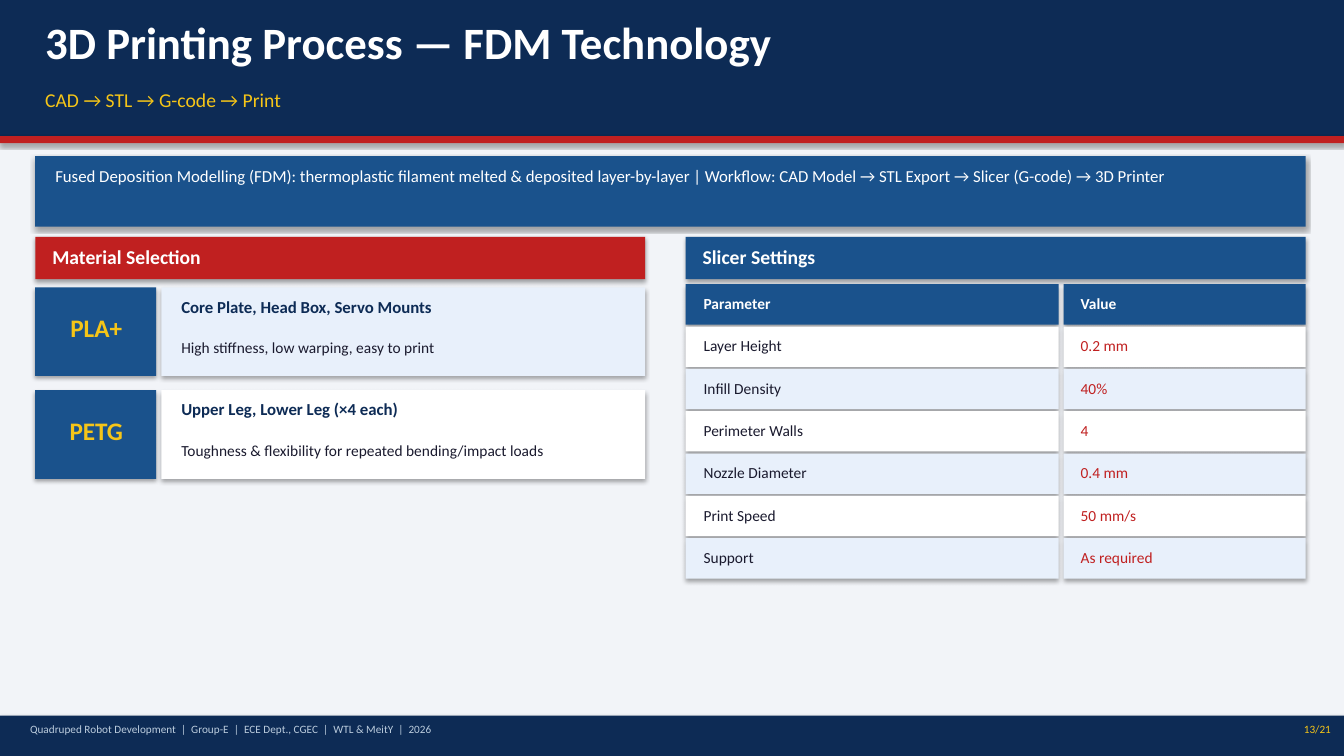
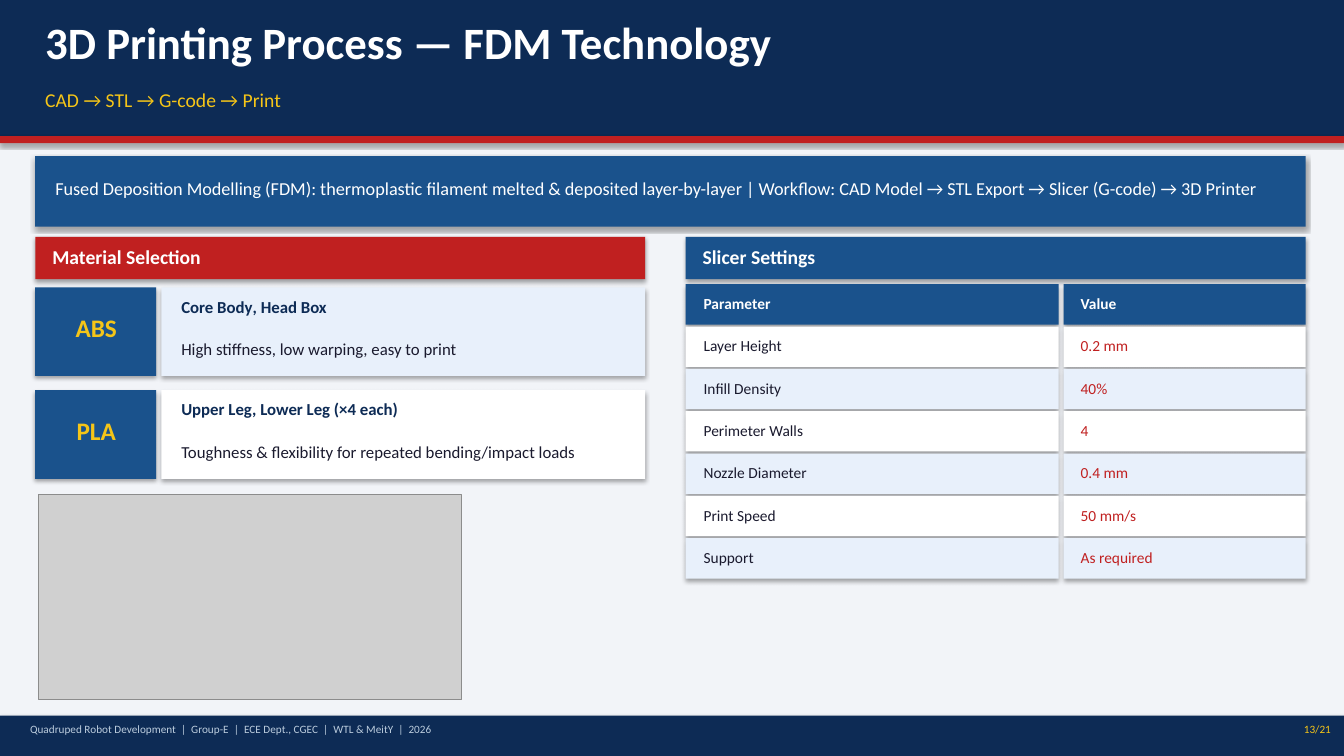
Before and after one commit to Biraj2004/3D-QuadrupedBot-Report, a slide deck: slide 13 of Quadruped_Robot_Presentation.pptx. Drawn at 1344x756 pixels with LibreOffice and Linux fonts; fonts in the diff are those of the drawing; grey boxes stand for pictures. Boxes give left, top, right and bottom in pixels: in the first picture for what was removed or moved away, otherwise in the second. Text is boxed around its words. In the diff, an @@ line names an element or a change of style, - is before the commit and + after.

Commit message:
fix(3D_REPORT): correct material specifications and remove head rotation references
- Change PLA+ references to PLA for core structural components
- Change PETG references to ABS for leg components and engineering filaments
- Remove CH8 head servo channel from servo mapping and wiring diagram
- Remove head rotation DOF reference from project objectives
- Remove head servo mount from core plate specifications
- Update robot top-view diagram to remove head servo positioning
- Correct spacing and formatting inconsistencies throughout document
- Align material specifications with actual fabrication approach

```diff
--- a/Quadruped_Robot_Presentation.pptx
+++ b/Quadruped_Robot_Presentation.pptx
@@ text "Fused Deposition Modelling (FDM): thermoplastic ...": place and size @@
-text "Fused Deposition Modelling (FDM): thermoplastic ..." at [55,170,1165,185]
+text "Fused Deposition Modelling (FDM): thermoplastic ..." at [55,182,1257,198]
@@ text "Fused Deposition Modelling (FDM): thermoplastic ..." at [55,182,1257,198]: size 12 to 13 pt @@
@@ text added at [76,320,117,337], 18 pt, text #F5C518, bold @@
+ABS
@@ text at [181,301,327,316]: text changed @@
-Core Plate, Head Box, Servo Mounts
+Core Body, Head Box
@@ text "High stiffness, low warping, easy ..." at [181,343,457,358]: size 11 to 12 pt @@
@@ text removed at [70,423,124,440] @@
-PETG
@@ text at [77,423,116,440]: text changed @@
-PLA+
+PLA
@@ text "Toughness & flexibility for repeated ..." at [181,446,575,461]: size 11 to 12 pt @@
@@ picture added at [38,495,462,700] @@
```
Also in this commit, not shown: 13 other slides changed, 1 other file.
